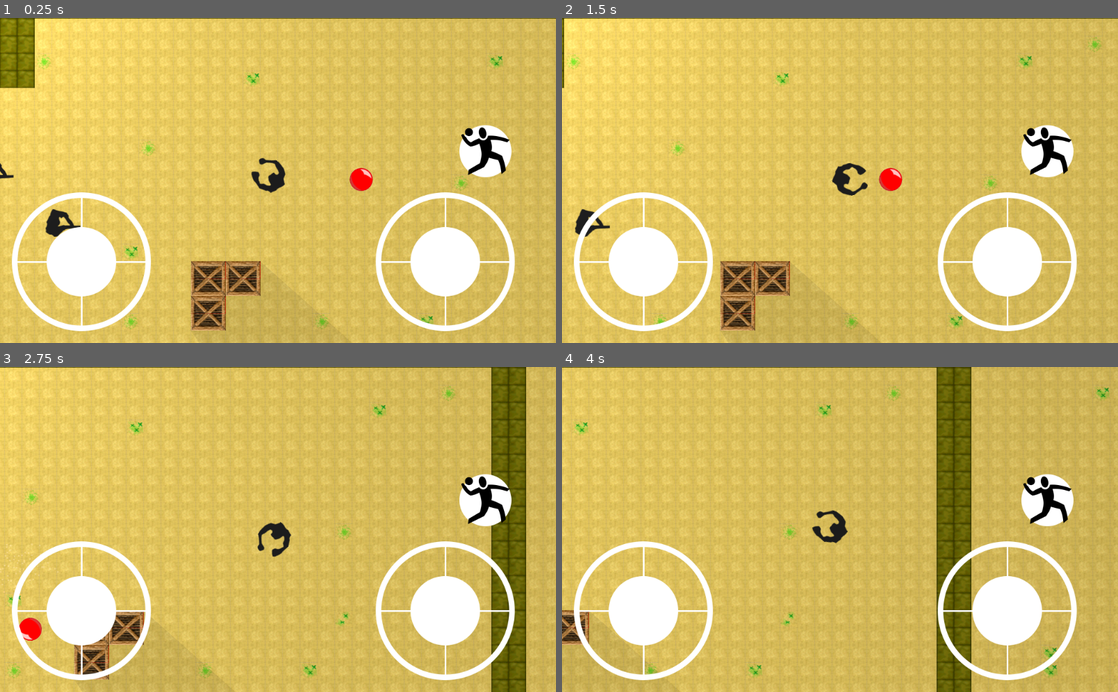
Above: before the commit, frames 1-4 (two rows, left to right).
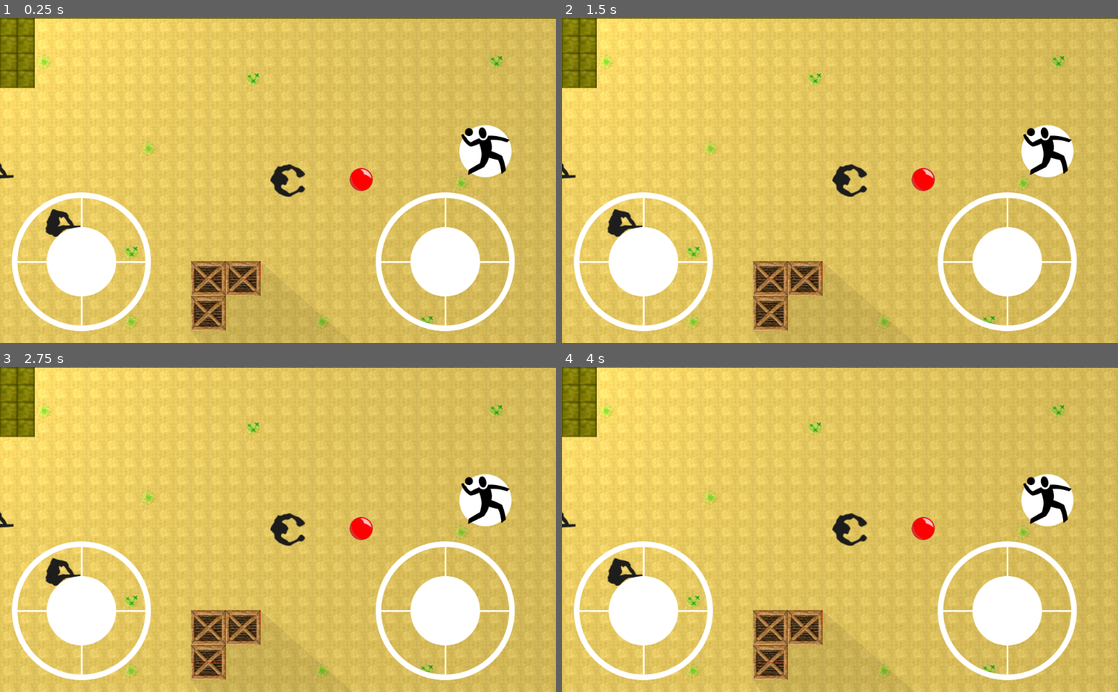
Above: after the commit, the same moments.

Repository: AndreMicheletti/queimada-rpg-godot
Game: Godot game, scene res://scenes/MainScene.tscn
Same seed, same stepped clock (60 frames per second), same inputs: the game is played once before the commit and once after it.
Inputs (mouse positions are in pixels of both pictures, inside the frame that each line leads up to):
- Up to frame 1 (0.25 s): no input
- Up to frame 2 (1.5 s): click (1045, 151) at 0.5 s; tap Enter at 1.25 s; move the mouse to (962, 164) at 1.27 s; hold D (move_right) from 1.28 s (still down); click (962, 164) at 1.35 s
- Up to frame 3 (2.75 s): release D (move_right) at 2 s; drag from (166, 545) to (250, 594) at 2.02 s
- Up to frame 4 (4 s): move the mouse to (895, 458) at 2.77 s; hold D (move_right) 2.78-3.5 s; click (895, 458) at 2.85 s; drag from (812, 594) to (673, 480) at 3.52 s

The runs differ from the first frame. In frame 1, 0.4% of the frame differs, in the area x 45-55%, y 42-56%; in frame 2, 6.6%; in frame 3, 17%; in frame 4, 23%, in the area x 0-100%, y 0-100%.

Commit message:
added game status scripts and optional controls for player

Diff:
--- a/assets/dust.tres
+++ b/assets/dust.tres
@@ -35,25 +35,25 @@
 [sub_resource type="ConvexPolygonShape2D" id=11]
 points = PoolVector2Array( 0, 0, 32, 0, 32, 32, 0, 32 )
 
-[sub_resource type="OccluderPolygon2D" id=17]
+[sub_resource type="OccluderPolygon2D" id=12]
 polygon = PoolVector2Array( 64, 0, 0, 0, 0, 32, 64, 32 )
-
-[sub_resource type="ConvexPolygonShape2D" id=12]
-points = PoolVector2Array( 64, 32, 0, 32, 0, 0, 64, 0 )
-
-[sub_resource type="OccluderPolygon2D" id=18]
-polygon = PoolVector2Array( 64, 32, 0, 32, 0, 0, 64, 0 )
 
 [sub_resource type="ConvexPolygonShape2D" id=13]
 points = PoolVector2Array( 64, 32, 0, 32, 0, 0, 64, 0 )
 
-[sub_resource type="ConvexPolygonShape2D" id=14]
-points = PoolVector2Array( 0, 0, 32, 0, 32, 32, 0, 32 )
+[sub_resource type="OccluderPolygon2D" id=14]
+polygon = PoolVector2Array( 64, 32, 0, 32, 0, 0, 64, 0 )
 
 [sub_resource type="ConvexPolygonShape2D" id=15]
-points = PoolVector2Array( 0, 0, 32, 0, 32, 32, 0, 32 )
+points = PoolVector2Array( 64, 32, 0, 32, 0, 0, 64, 0 )
 
 [sub_resource type="ConvexPolygonShape2D" id=16]
+points = PoolVector2Array( 0, 0, 32, 0, 32, 32, 0, 32 )
+
+[sub_resource type="ConvexPolygonShape2D" id=17]
+points = PoolVector2Array( 0, 0, 32, 0, 32, 32, 0, 32 )
+
+[sub_resource type="ConvexPolygonShape2D" id=18]
 points = PoolVector2Array( 0, 0, 32, 0, 32, 32, 0, 32 )
 
 [resource]
--- a/project.godot
+++ b/project.godot
@@ -13,9 +13,15 @@
 "class": "Joystick",
 "language": "GDScript",
 "path": "res://Joystick/Joystick.gd"
+}, {
+"base": "KinematicBody2D",
+"class": "Player",
+"language": "GDScript",
+"path": "res://scripts/Player.gd"
 } ]
 _global_script_class_icons={
-"Joystick": ""
+"Joystick": "",
+"Player": ""
 }
 
 [application]
--- a/scenes/MainScene.tscn
+++ b/scenes/MainScene.tscn
@@ -3,12 +3,14 @@
 [ext_resource path="res://assets/dust.tres" type="TileSet" id=1]
 [ext_resource path="res://scenes/Ball.tscn" type="PackedScene" id=2]
 [ext_resource path="res://scenes/Player.tscn" type="PackedScene" id=3]
-[ext_resource path="res://Joystick/Joystick.tscn" type="PackedScene" id=4]
-[ext_resource path="res://Joystick/throwing-ball.png" type="Texture" id=5]
+[ext_resource path="res://scenes/ui/GameUI.tscn" type="PackedScene" id=4]
 [ext_resource path="res://scenes/Enemy.tscn" type="PackedScene" id=6]
 [ext_resource path="res://sprites/flare3.bmp" type="Texture" id=7]
+[ext_resource path="res://scripts/GameState.gd" type="Script" id=8]
 
 [node name="MainScene" type="Node"]
+script = ExtResource( 8 )
+PlayerPath = NodePath("World/Objects/Player")
 
 [node name="World" type="Node2D" parent="."]
 
@@ -41,8 +43,8 @@
 [node name="Player" parent="World/Objects" instance=ExtResource( 3 )]
 position = Vector2( 672.424, 234.734 )
 THROW_FORCE = 1500
-joystickLeftPath = NodePath("../../../CanvasLayer/Joystick Left")
-joystickRightPath = NodePath("../../../CanvasLayer/Joystick Right")
+joystickLeftPath = NodePath("../../../GameUI/Joystick Left")
+joystickRightPath = NodePath("../../../GameUI/Joystick Right")
 
 [node name="Ball" parent="World/Objects" instance=ExtResource( 2 )]
 position = Vector2( 825, 233 )
@@ -53,21 +55,4 @@
 [node name="Enemy2" parent="World/Objects" instance=ExtResource( 6 )]
 position = Vector2( 276.863, 313.137 )
 
-[node name="CanvasLayer" type="CanvasLayer" parent="."]
-
-[node name="Joystick Left" parent="CanvasLayer" instance=ExtResource( 4 )]
-
-[node name="Joystick Right" parent="CanvasLayer" instance=ExtResource( 4 )]
-margin_left = 669.883
-margin_right = 969.883
-
-[node name="Control" type="TextureButton" parent="CanvasLayer"]
-margin_left = 846.085
-margin_top = 198.425
-margin_right = 942.085
-margin_bottom = 294.425
-texture_normal = ExtResource( 5 )
-__meta__ = {
-"_edit_use_anchors_": false
-}
-[connection signal="pressed" from="CanvasLayer/Control" to="World/Objects/Player" method="_on_Control_pressed"]
+[node name="GameUI" parent="." instance=ExtResource( 4 )]
--- a/scenes/ui/GameUI.tscn
+++ b/scenes/ui/GameUI.tscn
@@ -1,40 +1,42 @@
-[gd_scene load_steps=2 format=2]
+[gd_scene load_steps=4 format=2]
 
-[ext_resource path="res://Joystick/Joystick.tscn" type="PackedScene" id=1]
+[ext_resource path="res://Joystick/Joystick.gd" type="Script" id=1]
+[ext_resource path="res://Joystick/throwing-ball.png" type="Texture" id=2]
+[ext_resource path="res://Joystick/Joystick.tscn" type="PackedScene" id=3]
 
-[node name="GameUI" type="MarginContainer"]
+[node name="CanvasLayer" type="CanvasLayer"]
+
+[node name="Joystick Left" type="Control" parent="." instance=ExtResource( 3 )]
 anchor_top = 1.0
-anchor_right = 1.0
 anchor_bottom = 1.0
-margin_top = -40.0
-custom_constants/margin_right = 20
-custom_constants/margin_top = 20
-custom_constants/margin_left = 20
-custom_constants/margin_bottom = 20
+margin_top = -300.0
+margin_right = 300.0
+rect_pivot_offset = Vector2( 150, 150 )
+mouse_filter = 1
+script = ExtResource( 1 )
 __meta__ = {
 "_edit_use_anchors_": false
 }
 
-[node name="Controls" type="Control" parent="."]
-margin_left = 20.0
-margin_top = 20.0
-margin_right = 1004.0
-margin_bottom = 20.0
+[node name="Joystick Right" type="Control" parent="." instance=ExtResource( 3 )]
+anchor_top = 1.0
+anchor_bottom = 1.0
+margin_left = 669.883
+margin_top = -300.0
+margin_right = 969.883
+rect_pivot_offset = Vector2( 150, 150 )
+mouse_filter = 1
+script = ExtResource( 1 )
+__meta__ = {
+"_edit_use_anchors_": false
+}
 
-[node name="Joystick Left" parent="Controls" instance=ExtResource( 1 )]
-anchor_top = 0.0
-anchor_bottom = 0.0
-margin_left = 173.0
-margin_top = 0.0
-margin_right = 173.0
-
-[node name="Joystick Right" parent="Controls" instance=ExtResource( 1 )]
-anchor_top = 0.0
-anchor_bottom = 0.0
-margin_left = 810.0
-margin_top = 0.0
-margin_right = 810.0
-
-[editable path="Controls/Joystick Left"]
-
-[editable path="Controls/Joystick Right"]
+[node name="Control" type="TextureButton" parent="."]
+margin_left = 846.085
+margin_top = 198.425
+margin_right = 942.085
+margin_bottom = 294.425
+texture_normal = ExtResource( 2 )
+__meta__ = {
+"_edit_use_anchors_": false
+}
--- /dev/null
+++ b/scripts/GameState.gd
@@ -0,0 +1,15 @@
+extends Node
+
+export var game_ui = "res://scenes/ui/GameUI.tscn"
+
+export (NodePath) var PlayerPath = null
+onready var player : Player = get_node(PlayerPath)
+
+onready var gameUI = $GameUI
+
+func _ready():
+	if player.input_mode == Player.InputMode.JOYSTICK:
+		print("JOYSTICK")
+	else:
+		print("NOT JOYSTICK")
+		gameUI.queue_free()
--- a/scripts/Player.gd
+++ b/scripts/Player.gd
@@ -1,4 +1,9 @@
 extends "res://scripts/PhysicsObject.gd"
+
+class_name Player
+
+enum InputMode {JOYSTICK, MOUSE}
+export(InputMode) var input_mode := InputMode.JOYSTICK
 
 const MOVE_SPEED = 300
 
@@ -25,31 +30,13 @@
 	if anim.is_playing() or is_moving():
 		return ._physics_process(delta)
 
-	if joystickLeft and joystickLeft.is_working:
-		move_and_collide(joystickLeft.output * MOVE_SPEED * delta)
+	if input_mode == InputMode.JOYSTICK:
+		_process_joystick(delta)
 	else:
-		var move_vec = Vector2()
-		if Input.is_action_pressed("move_up"):
-			move_vec.y -= 1
-		if Input.is_action_pressed("move_down"):
-			move_vec.y += 1
-		if Input.is_action_pressed("move_left"):
-			move_vec.x -= 1
-		if Input.is_action_pressed("move_right"):
-			move_vec.x += 1
-		move_vec = move_vec.normalized()
-		move_and_collide(move_vec * MOVE_SPEED * delta)
-
-	if joystickRight and joystickRight.is_working:
-		global_rotation = joystickRight.output.angle()
-	else:
-		var look_vec = get_global_mouse_position() - global_position
-		global_rotation = atan2(look_vec.y, look_vec.x)
+		_process_mouse(delta)
 
 	if has_ball():
 		holding_ball.position = $BallHold.global_position
-		if Input.is_action_just_pressed("shoot"):
-			shoot()
 	else:
 		var coll = raycast.get_collider()
 		if raycast.is_colliding() and coll.name == "Ball":
@@ -57,6 +44,36 @@
 				print("BALL HAS BEEN PICKED UP BY ", self)
 				coll.pick_up()
 				holding_ball = coll
+
+
+func _process_joystick(delta):
+
+	if joystickLeft and joystickLeft.is_working:
+		move_and_collide(joystickLeft.output * MOVE_SPEED * delta)
+		global_rotation = joystickLeft.output.angle()
+
+	if joystickRight and joystickRight.is_working:
+		global_rotation = joystickRight.output.angle()
+
+
+func _process_mouse(delta):
+	var move_vec = Vector2()
+	if Input.is_action_pressed("move_up"):
+		move_vec.y -= 1
+	if Input.is_action_pressed("move_down"):
+		move_vec.y += 1
+	if Input.is_action_pressed("move_left"):
+		move_vec.x -= 1
+	if Input.is_action_pressed("move_right"):
+		move_vec.x += 1
+	move_vec = move_vec.normalized()
+	move_and_collide(move_vec * MOVE_SPEED * delta)
+
+	var look_vec = get_global_mouse_position() - global_position
+	global_rotation = atan2(look_vec.y, look_vec.x)
+
+	if Input.is_action_just_pressed("shoot") and has_ball():
+		shoot()
 
 
 func hit(projectile_velocity):
@@ -89,4 +106,5 @@
 
 
 func _on_Control_pressed():
-	shoot()
+	if input_mode == InputMode.JOYSTICK:
+		shoot()
Not shown: 5 places in assets/dust.tres that only renumber resources
